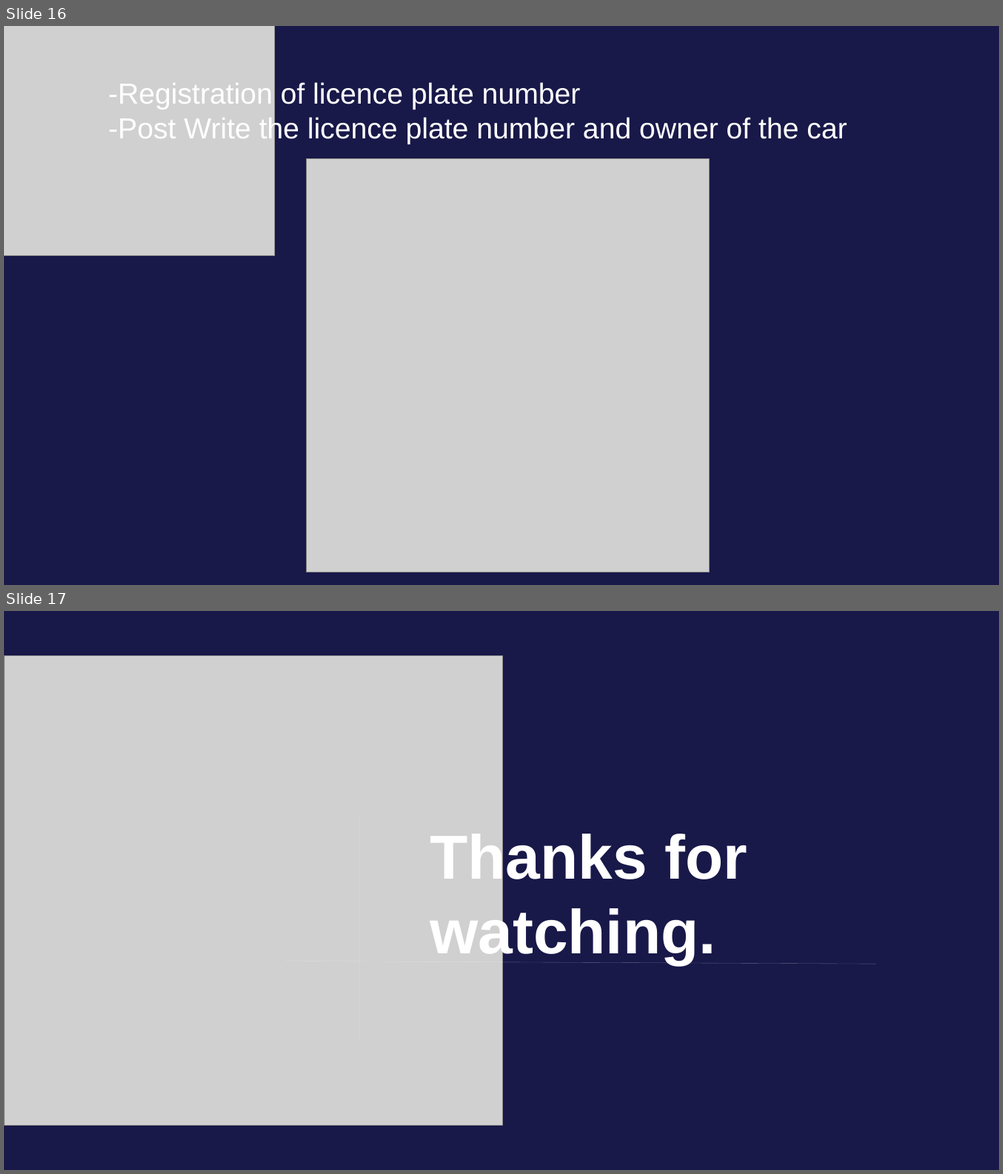
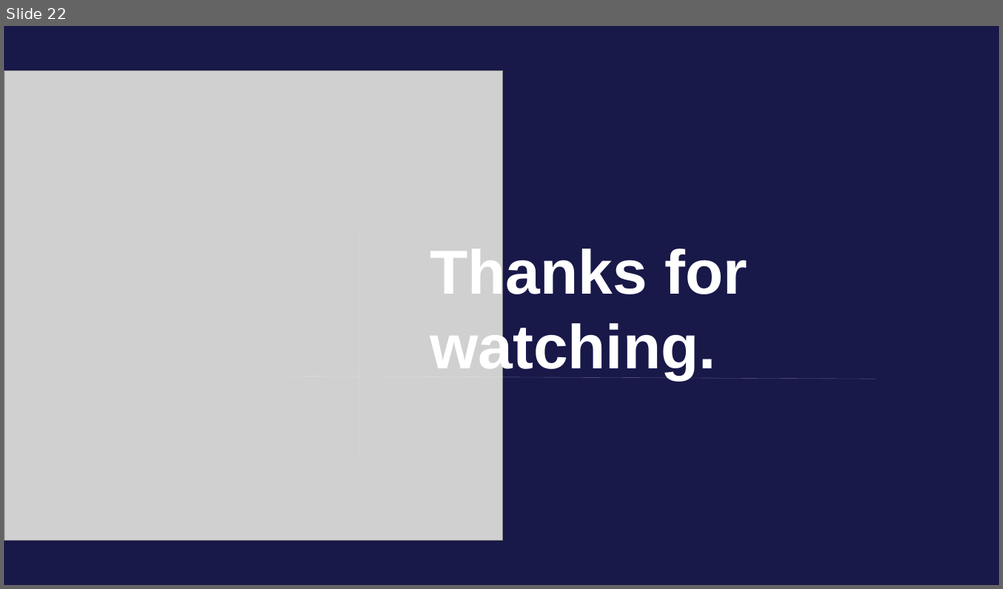
Before and after one commit to LZPMPC005L/Vehicle-management, a slide deck: Vehicle management.pptx. Shown one above the other, each under a label of ours: slides 16 and 17 before the commit, slide 22 after it. The pictures are 1003x1174 and 1003x589 pixels, drawn with LibreOffice and Linux fonts; fonts in the diff are those of the drawing; grey boxes stand for pictures. Boxes give left, top, right and bottom in pixels: in the first picture for what was removed or moved away, otherwise in the second. Text is boxed around its words. In the diff, an @@ line names an element or a change of style, - is before the commit and + after.

```diff
--- a/Vehicle management.pptx
+++ b/Vehicle management.pptx
@@ slide 16 removed at (4, 26, 999, 585), background #181849 @@
@@ picture removed at (4, 26, 275, 256) @@
@@ text removed at (108, 82, 846, 144) @@
--Registration of licence plate number
--Post Write the licence plate number and owner of the car
@@ picture removed at (306, 158, 709, 572) @@
@@ what was slide 17 is now slide 22 @@
```
Also in this commit, not shown: 5 slides changed, 15 slides added, 9 other slides removed, 12 other files.
